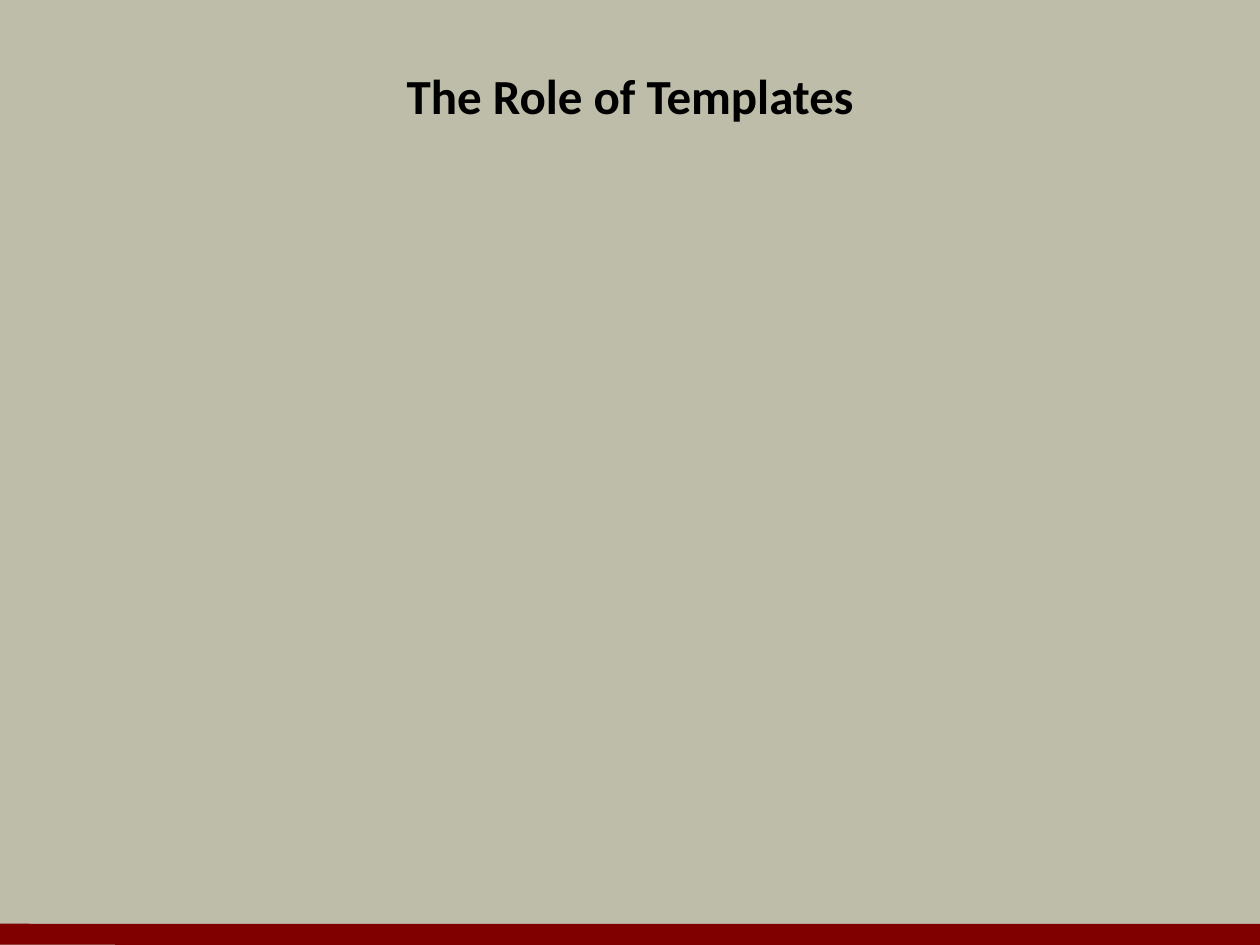
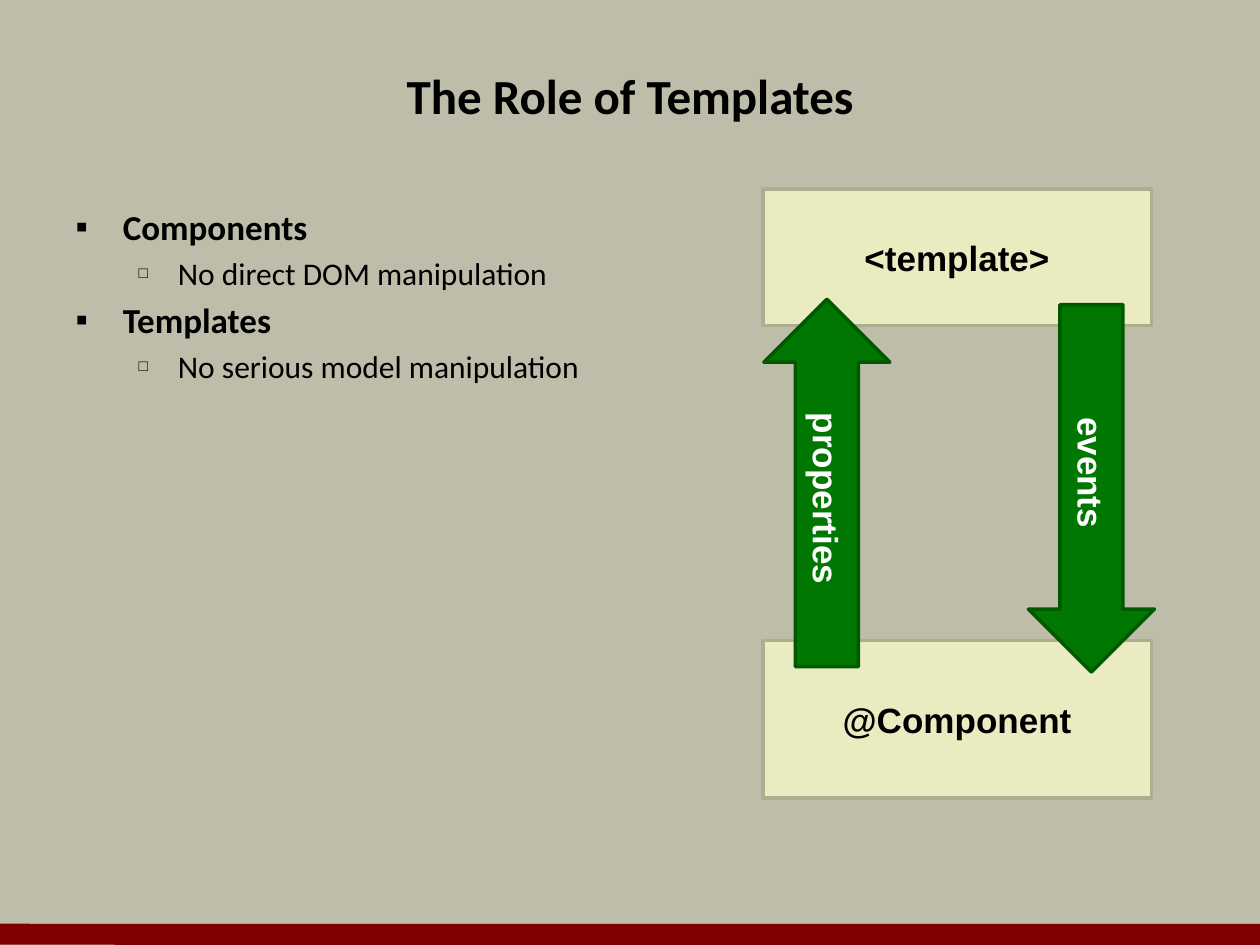
Before and after one commit to OdeToCode/classes, a slide deck: slide 2 of angular2/slides/05_templates.pptx. Drawn at 1260x945 pixels with LibreOffice and Linux fonts; fonts in the diff are those of the drawing; background and template pictures are left out. Boxes give left, top, right and bottom in pixels: in the first picture for what was removed or moved away, otherwise in the second. Text is boxed around its words. In the diff, an @@ line names an element or a change of style, - is before the commit and + after.

```diff
--- a/angular2/slides/05_templates.pptx
+++ b/angular2/slides/05_templates.pptx
@@ rectangle added at box(762, 189, 1150, 325), fill #EBEBC2, outline #AEAE90 2 pt, 20 pt, text #000000, bold @@
+<template>
@@ text added at box(123, 217, 579, 383), 18 pt, text #000000 @@
+▪ Components
+  □ No direct DOM manipulation
+▪ Templates
+  □ No serious model manipulation
@@ up arrow added at box(764, 300, 890, 668), fill #007700, outline #005800 2 pt, 20 pt, text #FFFFFF, bold @@
+properties
@@ up arrow added at box(1028, 305, 1154, 673), fill #007700, outline #005800 2 pt, 20 pt, text #FFFFFF, bold @@
+events
@@ rectangle added at box(762, 640, 1150, 798), fill #EBEBC2, outline #AEAE90 2 pt, 20 pt, text #000000, bold @@
+@Component
```
Also in this commit, not shown: 6 other slides changed, 4 slides added, 5 slides removed.
